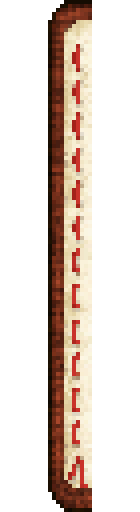
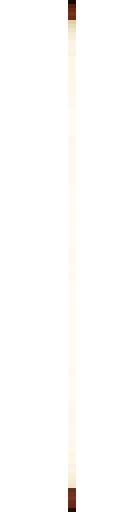
Layered file, before and after one edit (140 x 512). Changes by layer:
showed "book_mid", painted on it over [68, 4, 76, 512]
hid "图层 1" over [48, 0, 92, 512]
